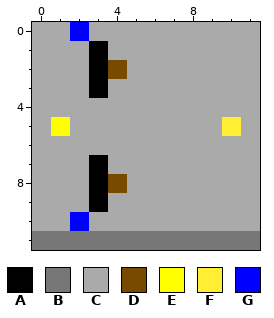
Edited in one commit: pixel-art file (SnakeCase1/images/tutorial5.aseprite). Above: the version before the commit.
12x12 pixels, 1 frame.
Visible layers, top first: "Obstacles", "Powerups", "Start End", "Poles", "Background and UI".
Palette (. is transparent): A #000000  B #777777  C #aaaaaa  D #784a00  E #ffff00  F #ffee33  G #0000ff
Pixels before, first column x 0:
 0 CCGCCCCCCCCC
 1 CCCACCCCCCCC
 2 CCCADCCCCCCC
 3 CCCACCCCCCCC
 4 CCCCCCCCCCCC
 5 CECCCCCCCCFC
 6 CCCCCCCCCCCC
 7 CCCACCCCCCCC
 8 CCCADCCCCCCC
 9 CCCACCCCCCCC
10 CCGCCCCCCCCC
11 BBBBBBBBBBBB
Once edited:
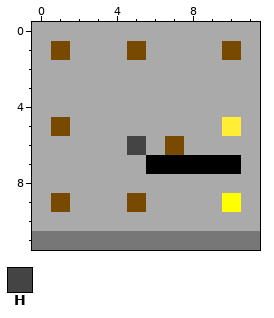
Colours new in this view: H #444444
The exact change:
Changed rows in their new state; - is an unchanged pixel.
first column x 1:
 0 -C--------
 1 D-C-D----D
 2 --CC------
 3 --C-------
 5 D---------
 6 ----H-D---
 7 --C--AAAAA
 8 --CC------
 9 D-C-D----E
10 -C--------
Pixel boxes of the changes (left, top, right, bottom) in both pictures:
changed: (51, 22, 241, 231)
